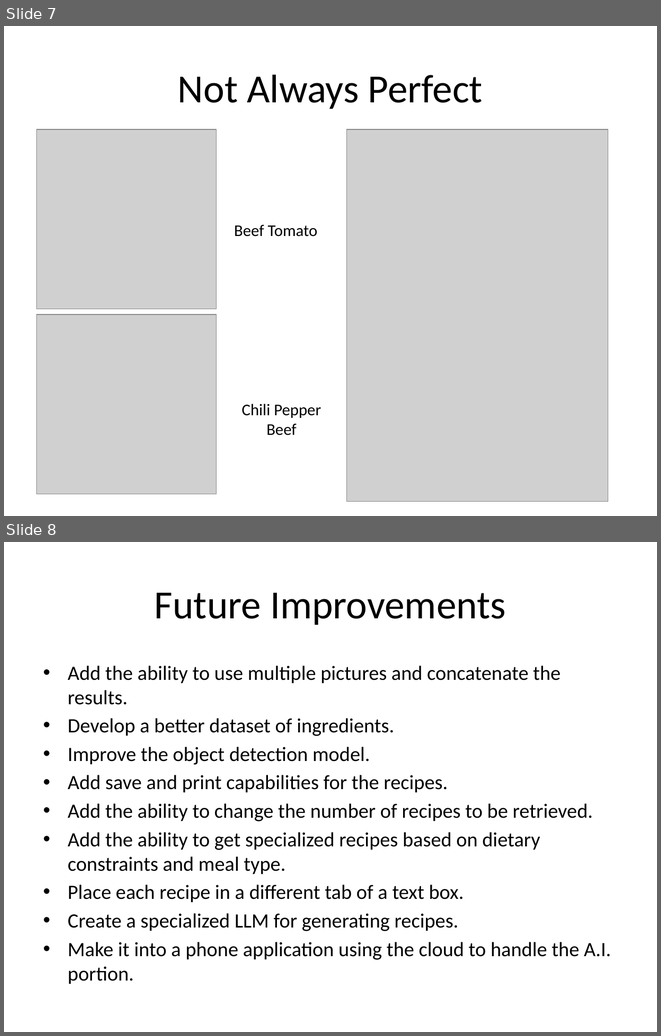
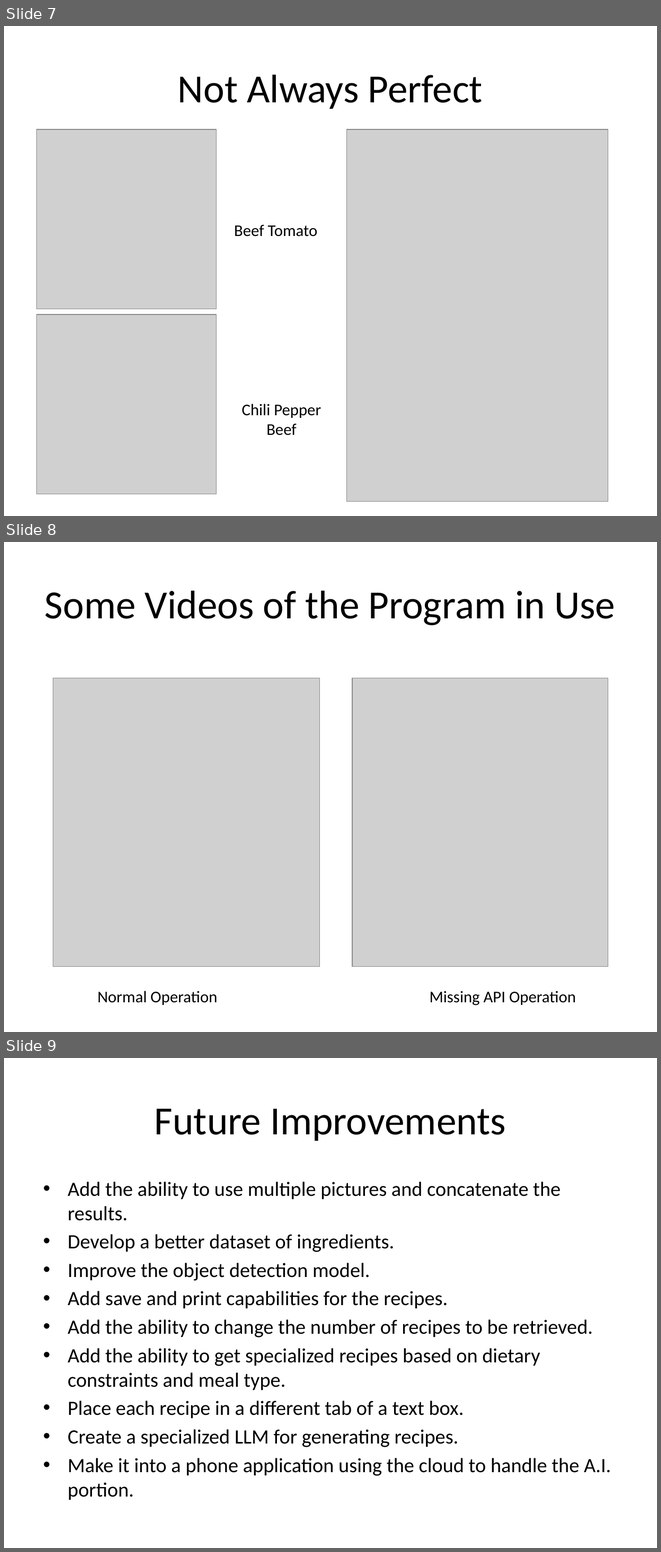
Before and after one commit to wmmckeejr/AI_Project, a slide deck: Presentation/Recipes_from_Pictures.pptx. Shown one above the other, each under a label of ours: slides 7 and 8 before the commit, slides 7, 8 and 9 after it. The pictures are 661x1036 and 661x1552 pixels, drawn with LibreOffice and Linux fonts; fonts in the diff are those of the drawing; grey boxes stand for pictures. Boxes give left, top, right and bottom in pixels: in the first picture for what was removed or moved away, otherwise in the second. Text is boxed around its words. In the diff, an @@ line names an element or a change of style, - is before the commit and + after.

Commit message:
Added video for presentation.

```diff
--- a/Presentation/Recipes_from_Pictures.pptx
+++ b/Presentation/Recipes_from_Pictures.pptx
@@ slide 8 added at (x1=4, y1=542, x2=657, y2=1032), background #FFFFFF @@
@@ title added at (x1=45, y1=590, x2=615, y2=625), 44 pt, text #000000 @@
+Some Videos of the Program in Use
@@ picture added at (x1=53, y1=678, x2=319, y2=967) @@
@@ picture added at (x1=352, y1=678, x2=608, y2=967) @@
@@ text added at (x1=97, y1=990, x2=217, y2=1005), 18 pt, text #000000 @@
+Normal Operation
@@ text added at (x1=430, y1=990, x2=576, y2=1005), 18 pt, text #000000 @@
+Missing API Operation
@@ what was slide 8 is now slide 9 @@
```
Also in this commit, not shown: 3 slides changed, 2 other files.
